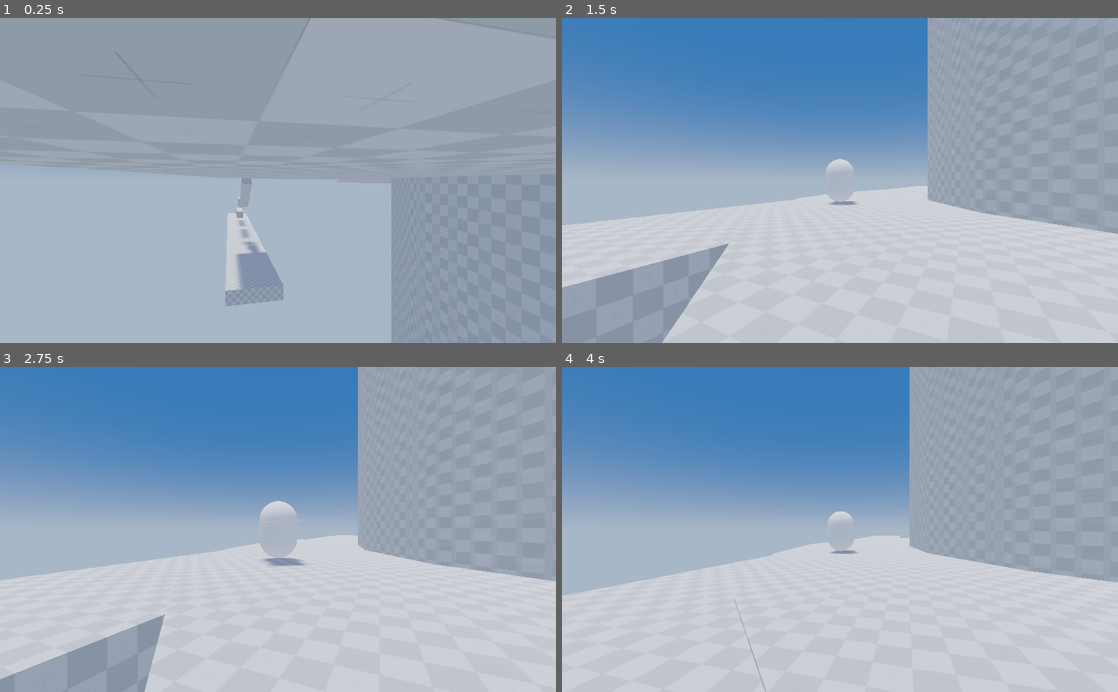
Above: before the commit, frames 1-4 (two rows, left to right).
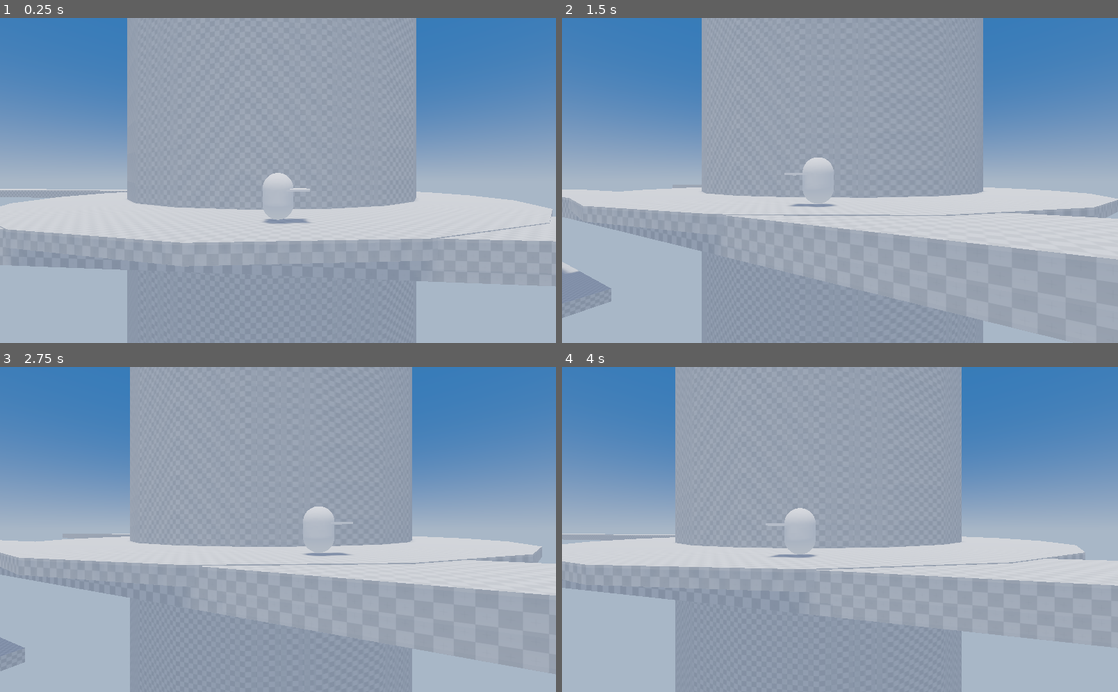
Above: after the commit, the same moments.

Repository: Pyxus/tugdc_project
Game: Godot game, scene res://src/main.tscn
Same seed, same stepped clock (60 frames per second), same inputs: the game is played once before the commit and once after it.
Inputs:
- Up to frame 1 (0.25 s): no input
- Up to frame 2 (1.5 s): hold Right (ui_right) 0.53-1.28 s; hold Left (ui_left) from 1.28 s (still down)
- Up to frame 3 (2.75 s): release Left (ui_left) at 2.03 s; hold Right (ui_right) from 2.03 s (still down)
- Up to frame 4 (4 s): release Right (ui_right) at 2.78 s; hold Up (ui_up) 2.78-3.53 s; hold Left (ui_left) from 3.53 s (still down)

The runs differ from the first frame. In frame 1, 52% of the frame differs, in the area x 0-100%, y 0-100%; in frame 2, 64%; in frame 3, 67%; in frame 4, 71%.

Commit message:
Removed gimbal tracking delay

Diff:
--- a/src/camera_gimbal.gd
+++ b/src/camera_gimbal.gd
@@ -17,7 +17,6 @@
 var tracking_orientation: Vector3
 var is_tracking: bool = true
 var tween_duration: float = .15
-var tween_delay: float = 0
 
 var _camera: Camera
 var _yaw_axis := Spatial.new()
@@ -53,10 +52,10 @@
 		var orient_x := rad2deg(lerp_angle(deg2rad(orientation.x), deg2rad(_target.rotation_degrees.x - tracking_orientation.x), 1))
 		var orient_z := rad2deg(lerp_angle(deg2rad(orientation.z), deg2rad(_target.rotation_degrees.z - tracking_orientation.z), 1))
 
-		_tween.interpolate_property(self, "orientation:y", orientation.y, orient_y, tween_duration, 0, 2, tween_delay)
-		_tween.interpolate_property(self, "orientation:x", orientation.x, orient_x, tween_duration, 0, 2, tween_delay)
-		_tween.interpolate_property(self, "orientation:z", orientation.z, orient_z, tween_duration, 0, 2, tween_delay)
-		_tween.interpolate_property(self, "translation", translation, _target.translation, tween_duration, 0, 2, tween_delay)
+		_tween.interpolate_property(self, "orientation:y", orientation.y, orient_y, tween_duration)
+		_tween.interpolate_property(self, "orientation:x", orientation.x, orient_x, tween_duration)
+		_tween.interpolate_property(self, "orientation:z", orientation.z, orient_z, tween_duration)
+		_tween.interpolate_property(self, "translation", translation, _target.translation, tween_duration)
 
 		_tween.start()
 
@@ -80,11 +79,6 @@
 			type = TYPE_REAL,
 		})
 
-		properties.append({
-			name = "target_tracking//tween_delay",
-			type = TYPE_REAL,
-		})
-
 	return properties
 
 
@@ -96,8 +90,6 @@
 			tracking_orientation = value
 		"target_tracking/tween_duration":
 			tween_duration = value
-		"target_tracking//tween_delay":
-			tween_delay = value
 		_:
 			return false
 
@@ -113,8 +105,6 @@
 			return tracking_orientation
 		"target_tracking/tween_duration":
 			return tween_duration
-		"target_tracking//tween_delay":
-			return tween_delay
 	return null
 
 
--- a/src/main.tscn
+++ b/src/main.tscn
@@ -42,16 +42,18 @@
 [node name="Main" type="Node"]
 
 [node name="CameraGimbal" type="Spatial" parent="."]
+transform = Transform( 1, 0, 0, 0, 1, 0, 0, 0, 1, 78.0744, 19.9079, 0 )
 script = ExtResource( 5 )
+orientation = Vector3( 0, 3.08286e-44, 0 )
 zoom = 15.0
 target = NodePath("../Level/Player")
 target_tracking/is_tracking = true
-target_tracking/track_orientation = Vector3( 0, 0, 0 )
+target_tracking/track_orientation = Vector3( 0, 90, 0 )
 target_tracking/tween_duration = 0.15
-target_tracking//tween_delay = 0.0
+target_tracking/tween_delay = 0.0
 
 [node name="Camera" type="Camera" parent="CameraGimbal"]
-transform = Transform( 1, 0, 0, 0, 1, 0, 0, 0, 1, -1.4013e-45, 0, 15 )
+transform = Transform( 1, 0, 0, 0, 1, 0, 0, 0, 1, 0, 0, 15 )
 current = true
 
 [node name="Level" type="Spatial" parent="."]
